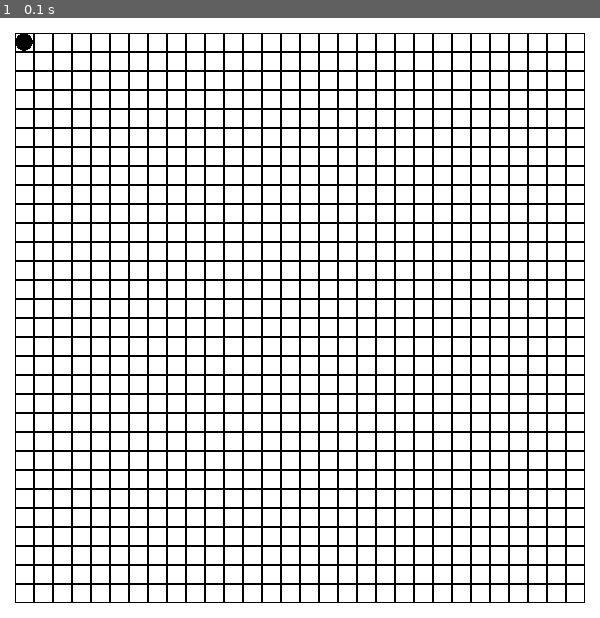
Above: before the commit, frame 1.
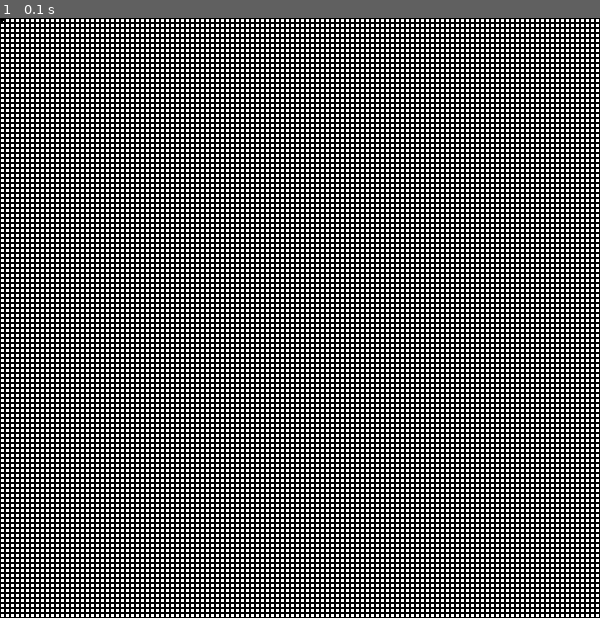
Above: after the commit, the same moment.

Repository: djog/the_hunger_games
Game: pygame game, started from main.py
The game is run twice, just before and just after one commit, with the same random seed, the same clock (stepped at 60 frames per second) and the same inputs.
Inputs:
- Up to frame 1 (0.1 s): no input

The runs differ from the first frame. In frame 1, 59% of the frame differs, in the area x 0-100%, y 0-100%.

Commit message:
Some more architectural changes and some fun experiments

Diff:
--- a/logics/agent.py
+++ b/logics/agent.py
@@ -1,4 +1,6 @@
 from pygame.math import Vector2
+
+from logics.world import World
 
 
 class Action:
@@ -22,15 +24,19 @@
         }
 
     def move(self, offset: tuple):
-        self.location.x, self.location.y = offset
+        self.location.x += offset[0]
+        self.location.y += offset[1]
 
     def action(self, atype: str, arguments: tuple):
         self.action_queue.append(
             Action(atype, arguments)
         )
 
-    def update(self):
-        for action in self.action_queue:
+    def update(self, parent: World):
+        # Use to get other variables from the world
+        print(parent)
+        for i in range(len(self.action_queue)):
+            action = self.action_queue.pop()
             try:
                 self.actions[action.type](action.args)
             except KeyError:
--- a/logics/world.py
+++ b/logics/world.py
@@ -1,7 +1,4 @@
 from pygame.math import Vector2
-
-from logics.agent import Agent
-
 
 class World:
 
@@ -11,10 +8,13 @@
 
         self.agents = []
 
-    def add_agent(self, a: Agent):
+    def add_agent(self, a):
         self.agents.append(a)
 
     def update(self):
         # update agents
         for a in self.agents:
-            a.update()
+            a.update(self)
+
+    def __str__(self):
+        return "World - {}".format(self.size)
--- a/main.py
+++ b/main.py
@@ -1,10 +1,12 @@
+import time
+
 from graphics.pygame_manager import Graphics
 from logics.agent import Agent
 
 if __name__ == "__main__":
     print("Hello SNEK")
 
-    p = Graphics((600, 600), (30, 30))
+    p = Graphics((600, 600), (120, 120))
 
     p.world.add_agent(Agent())
 
@@ -13,4 +15,7 @@
         p.world.update()
         p.draw()
 
+        p.world.agents[0].action("MOV", (1, 1))
+        time.sleep(.1)
+
     p.close()
